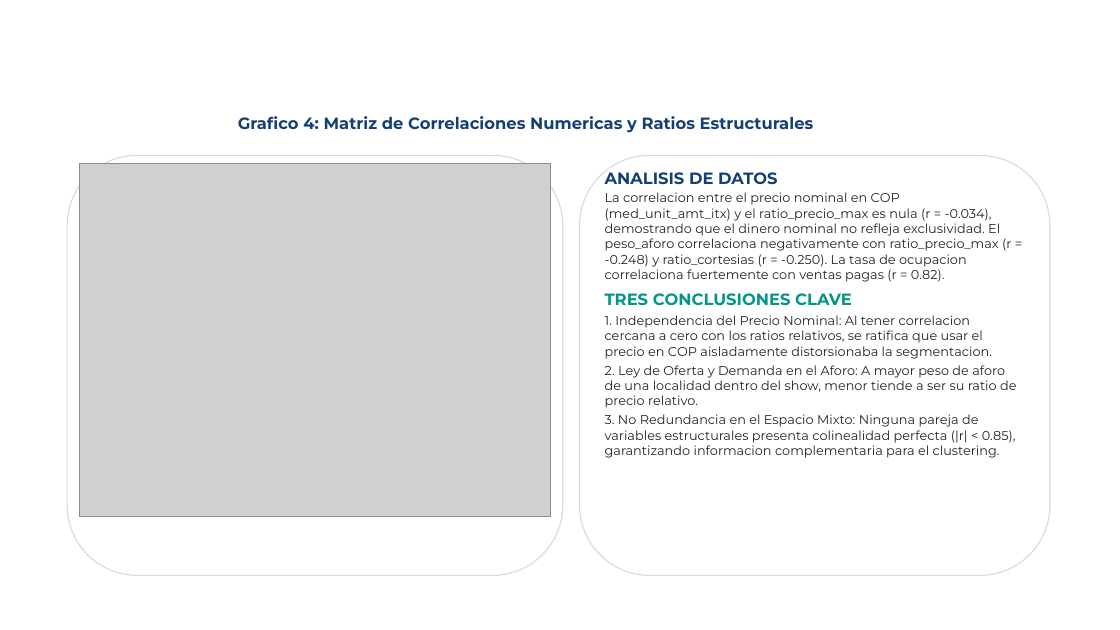
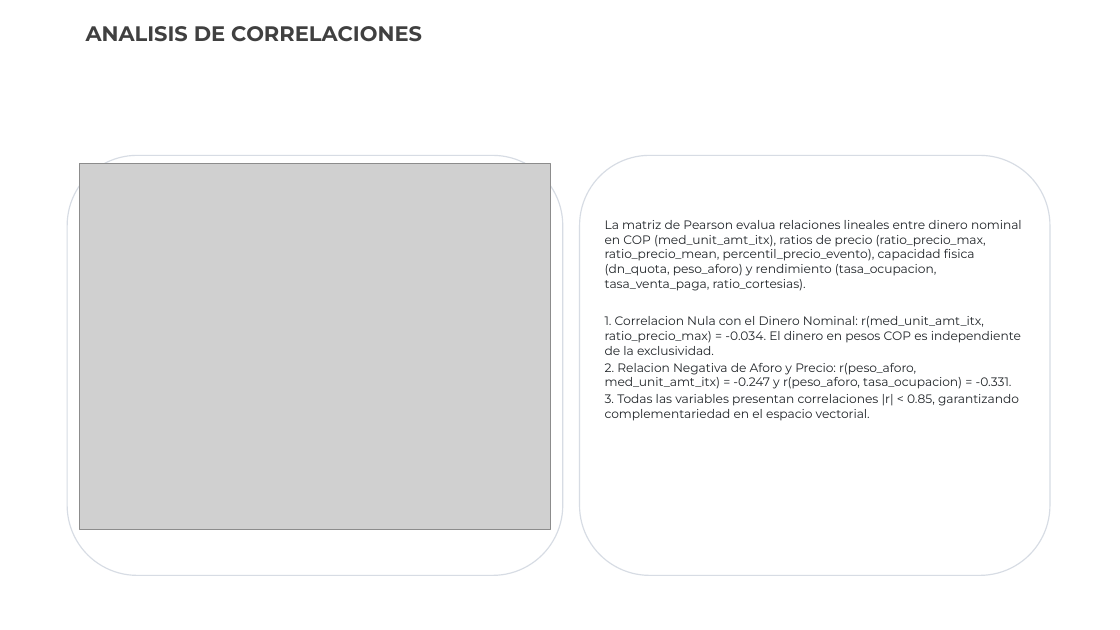
Before and after one commit to valentinatuboleta/clusterizacion-localidades, a slide deck: slide 20 of Presentacion_EDA_Clusterizacion_Localidades.pptx (slide 7 before the commit). Drawn at 1120x630 pixels with LibreOffice and Linux fonts; fonts in the diff are those of the drawing; grey boxes stand for pictures; background and template pictures are left out. Boxes give left, top, right and bottom in pixels: in the first picture for what was removed or moved away, otherwise in the second. Text is boxed around its words. In the diff, an @@ line names an element or a change of style, - is before the commit and + after.

Commit message:
feat(eda): finaliza analisis exploratorio, descomposicion de ratios, demostracion de 17 tags y actualiza presentacion ejecutiva

```diff
--- a/Presentacion_EDA_Clusterizacion_Localidades.pptx
+++ b/Presentacion_EDA_Clusterizacion_Localidades.pptx
@@ text "ANALISIS DE CORRELACIONES" at bbox=[86, 26, 422, 42]: text colour #FFFFFF to #404040 @@
@@ text removed at bbox=[238, 116, 814, 133] @@
-Grafico 4: Matriz de Correlaciones Numericas y Ratios Estructurales
@@ picture: place and size @@
-picture at bbox=[80, 164, 550, 517]
+picture at bbox=[80, 164, 550, 530]
@@ text at bbox=[605, 220, 1022, 421]: text changed; size 11 to 10.5 pt @@
-ANALISIS DE DATOS
-La correlacion entre el precio nominal en COP (med_unit_amt_itx) y el ratio_precio_max es nula (r = -0.034), demostrando que el dinero nominal no refleja exclusividad. El peso_aforo correlaciona negativamente con ratio_precio_max (r = -0.248) y ratio_cortesias (r = -0.250). La tasa de ocupacion correlaciona fuertemente con ventas pagas (r = 0.82).
-TRES CONCLUSIONES CLAVE
-1. Independencia del Precio Nominal: Al tener correlacion cercana a cero con los ratios relativos, se ratifica que usar el precio en COP aisladamente distorsionaba la segmentacion.
-2. Ley de Oferta y Demanda en el Aforo: A mayor peso de aforo de una localidad dentro del show, menor tiende a ser su ratio de precio relativo.
-3. No Redundancia en el Espacio Mixto: Ninguna pareja de variables estructurales presenta colinealidad perfecta (|r| < 0.85), garantizando informacion complementaria para el clustering.
+La matriz de Pearson evalua relaciones lineales entre dinero nominal en COP (med_unit_amt_itx), ratios de precio (ratio_precio_max, ratio_precio_mean, percentil_precio_evento), capacidad fisica (dn_quota, peso_aforo) y rendimiento (tasa_ocupacion, tasa_venta_paga, ratio_cortesias).
+1. Correlacion Nula con el Dinero Nominal: r(med_unit_amt_itx, ratio_precio_max) = -0.034. El dinero en pesos COP es independiente de la exclusividad.
+2. Relacion Negativa de Aforo y Precio: r(peso_aforo, med_unit_amt_itx) = -0.247 y r(peso_aforo, tasa_ocupacion) = -0.331.
+3. Todas las variables presentan correlaciones |r| < 0.85, garantizando complementariedad en el espacio vectorial.
```
Also in this commit, not shown: 5 other slides changed, 15 slides added, 4 slides removed, 16 other files.
